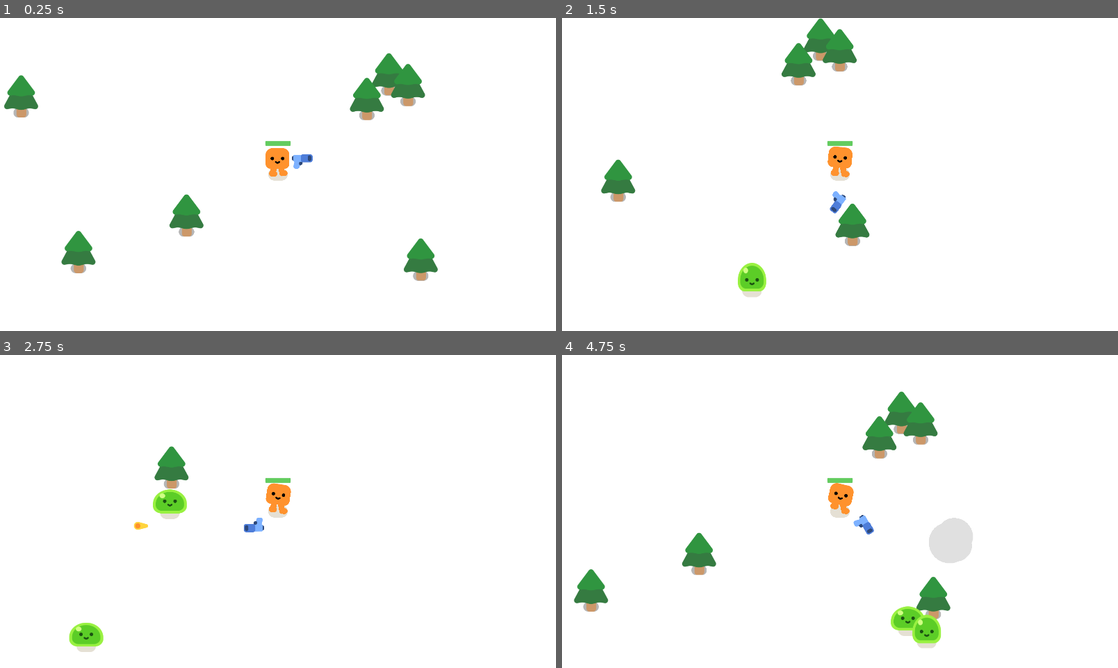
Above: before the commit, frames 1-4 (two rows, left to right).
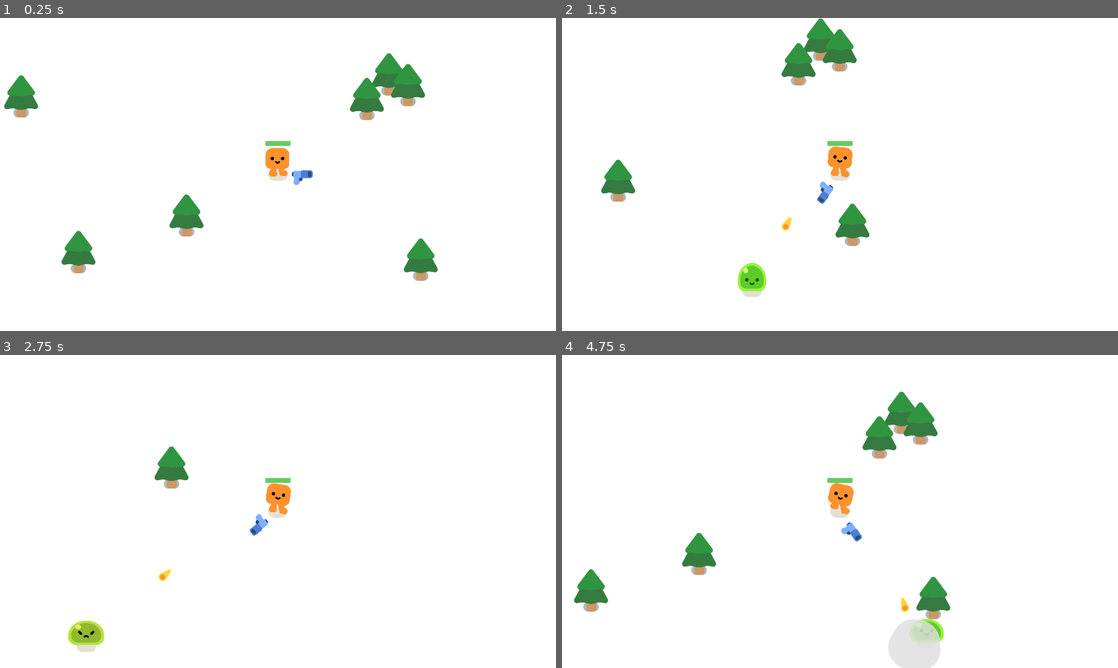
Above: after the commit, the same moments.

Repository: MiseHinoha/survivors-like-practice
Game: Godot game, scene res://survivors_game.tscn
Two runs of this game, one before a commit and one after it. Both use one fixed random seed, a clock stepped at 60 frames per second and the inputs below.
Inputs:
- Up to frame 1 (0.25 s): no input
- Up to frame 2 (1.5 s): tap Enter at 0.5 s; hold D (move_right) 0.53-1.28 s; hold S (move_down) from 1.28 s (still down)
- Up to frame 3 (2.75 s): release S (move_down) at 2.03 s; hold D (move_right) from 2.03 s (still down)
- Up to frame 4 (4.75 s): release D (move_right) at 2.78 s; hold W (move_up) 2.78-3.53 s; hold A (move_left) from 3.53 s (still down)

The runs differ from the first frame. In frame 1, 0.2% of the frame differs, in the area x 52-57%, y 43-54%; in frame 2, 0.3%; in frame 3, 1.1%; in frame 4, 2.6%, in the area x 50-74%, y 51-100%.

Commit message:
调整枪的位置

Diff:
--- a/gun.tscn
+++ b/gun.tscn
@@ -17,7 +17,7 @@
 [node name="WeaponPivot" type="Marker2D" parent="."]
 
 [node name="Pistol" type="Sprite2D" parent="WeaponPivot"]
-position = Vector2(84, -45)
+position = Vector2(84, 10)
 texture = ExtResource("1_qcq7o")
 
 [node name="ShootingPoint" type="Marker2D" parent="WeaponPivot/Pistol"]
@@ -25,7 +25,7 @@
 position = Vector2(25.1087, -10.0348)
 
 [node name="Timer" type="Timer" parent="."]
-wait_time = 0.5
+wait_time = 0.25
 autostart = true
 
 [connection signal="timeout" from="Timer" to="." method="_on_timer_timeout"]
